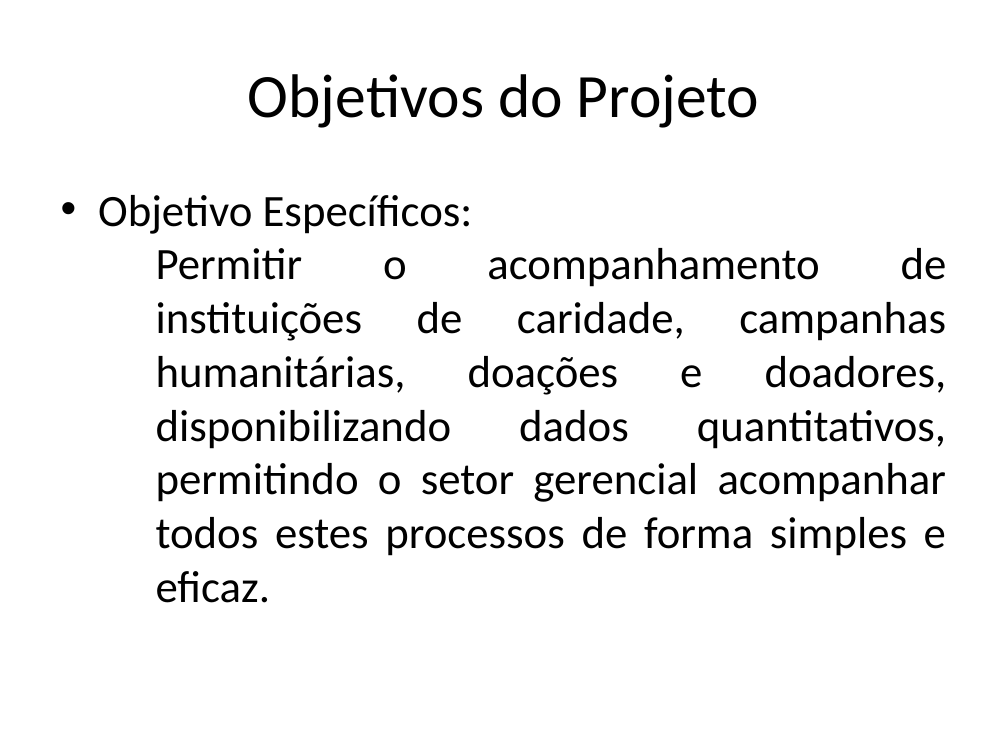
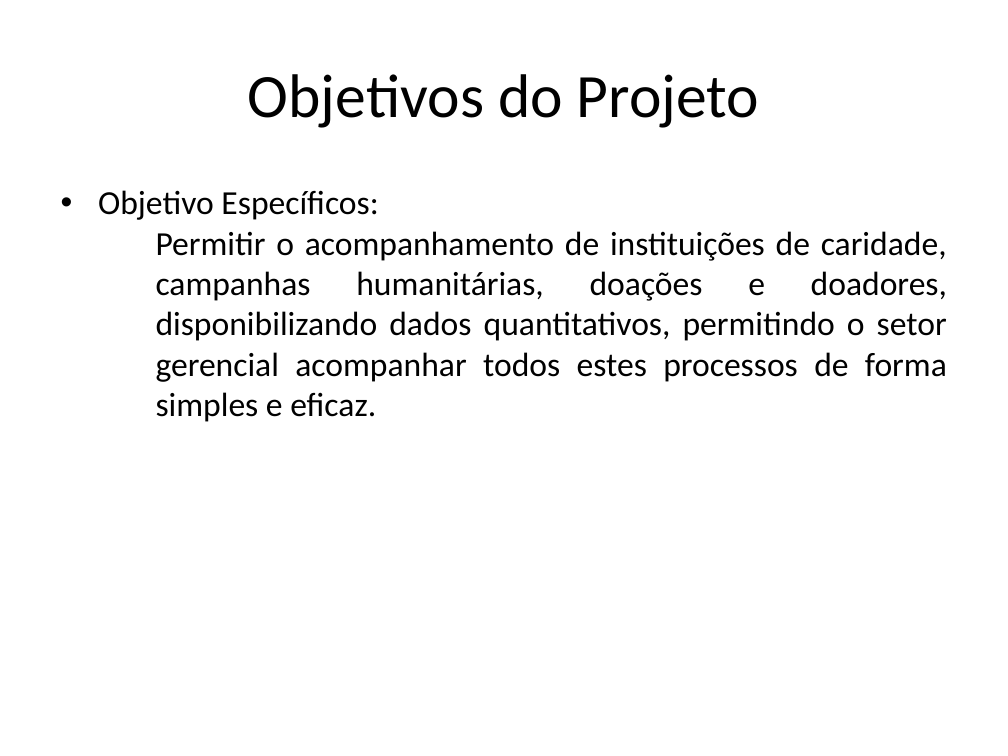
Before and after one commit to AjudeMais/ajudeMais-Projeto, a slide deck: slide 8 of Projeto-AjudeMais/000-Gerência de Projeto/PPJ-Plano de Projeto.pptx. Drawn at 1008x756 pixels with LibreOffice and Linux fonts; fonts in the diff are those of the drawing. Boxes give left, top, right and bottom in pixels: in the first picture for what was removed or moved away, otherwise in the second. Text is boxed around its words. In the diff, an @@ line names an element or a change of style, - is before the commit and + after.

```diff
--- a/Projeto-AjudeMais/000-Gerência de Projeto/PPJ-Plano de Projeto.pptx
+++ b/Projeto-AjudeMais/000-Gerência de Projeto/PPJ-Plano de Projeto.pptx
@@ text "Objetivo Específicos:" at [98,190,947,422]: size 32 to 24 pt @@
```
Also in this commit, not shown: 10 other slides changed, 1 slide added, 1 slide removed, 2 other files.
